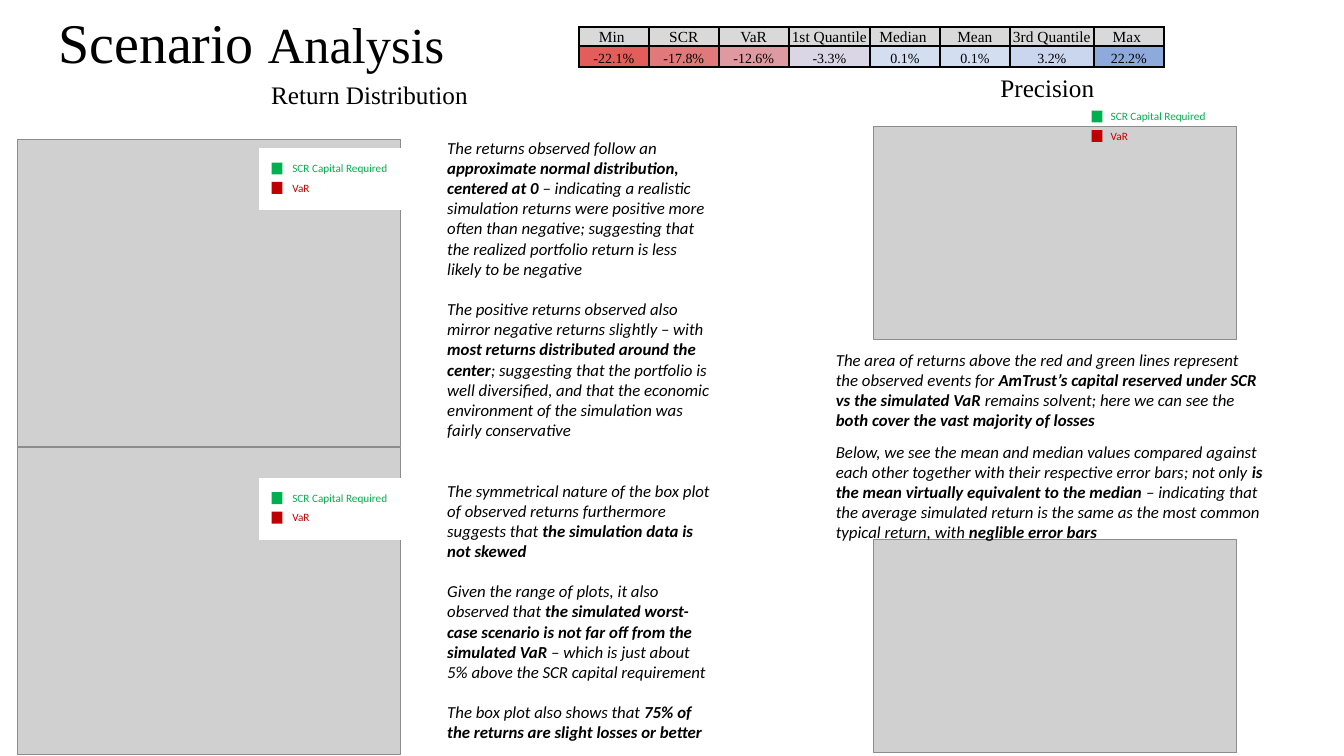
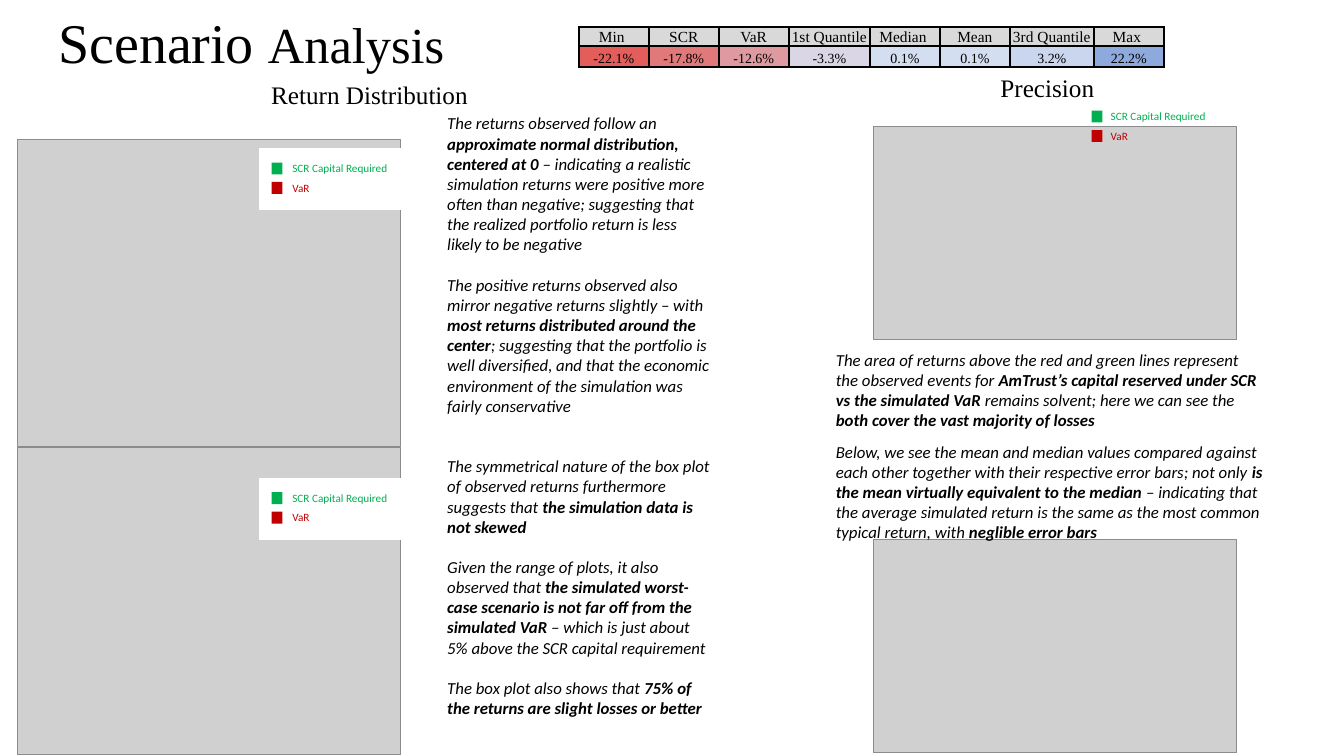
Before and after one commit to Javendean/Portfolio, a slide deck: slide 9 of RM-790-Final Presentation-Javendean Naipaul-23806137.pptx. Drawn at 1344x756 pixels with LibreOffice and Linux fonts; fonts in the diff are those of the drawing; grey boxes stand for pictures. Boxes give left, top, right and bottom in pixels: in the first picture for what was removed or moved away, otherwise in the second. Text is boxed around its words. In the diff, an @@ line names an element or a change of style, - is before the commit and + after.

Commit message:
Updated AmTrust presentation (PPT) file

```diff
--- a/RM-790-Final Presentation-Javendean Naipaul-23806137.pptx
+++ b/RM-790-Final Presentation-Javendean Naipaul-23806137.pptx
@@ text "The returns observed follow an ...": place and size @@
-text "The returns observed follow an ..." at <box>447,142,710,741</box>
+text "The returns observed follow an ..." at <box>447,117,710,717</box>
```
